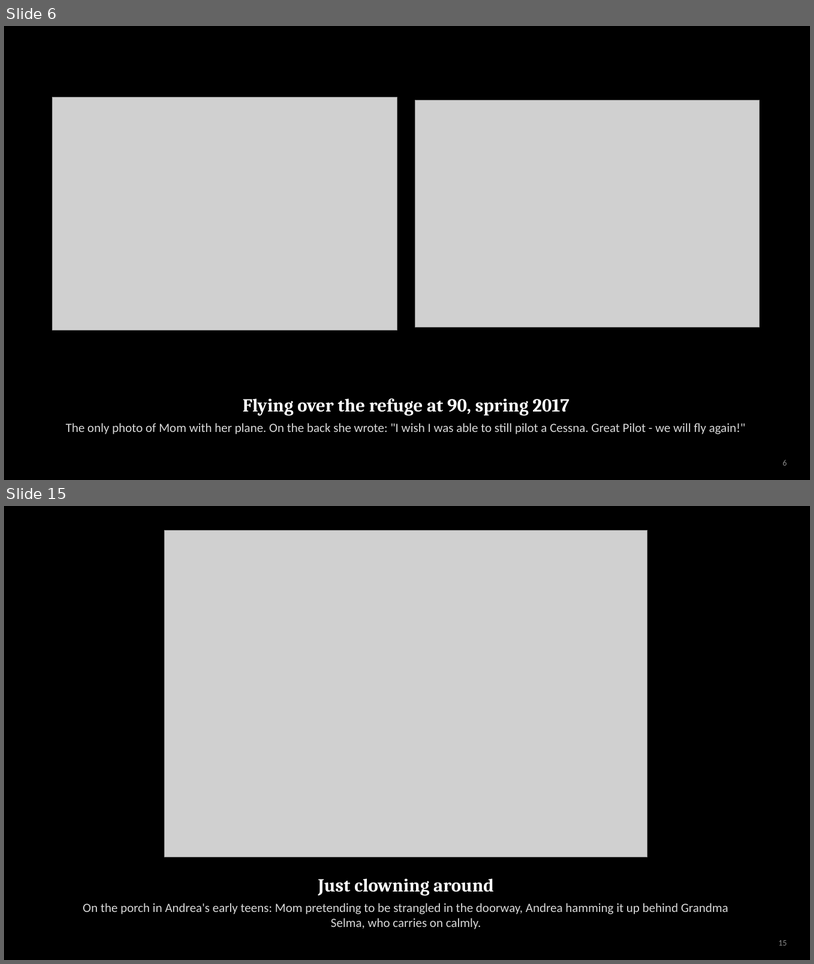
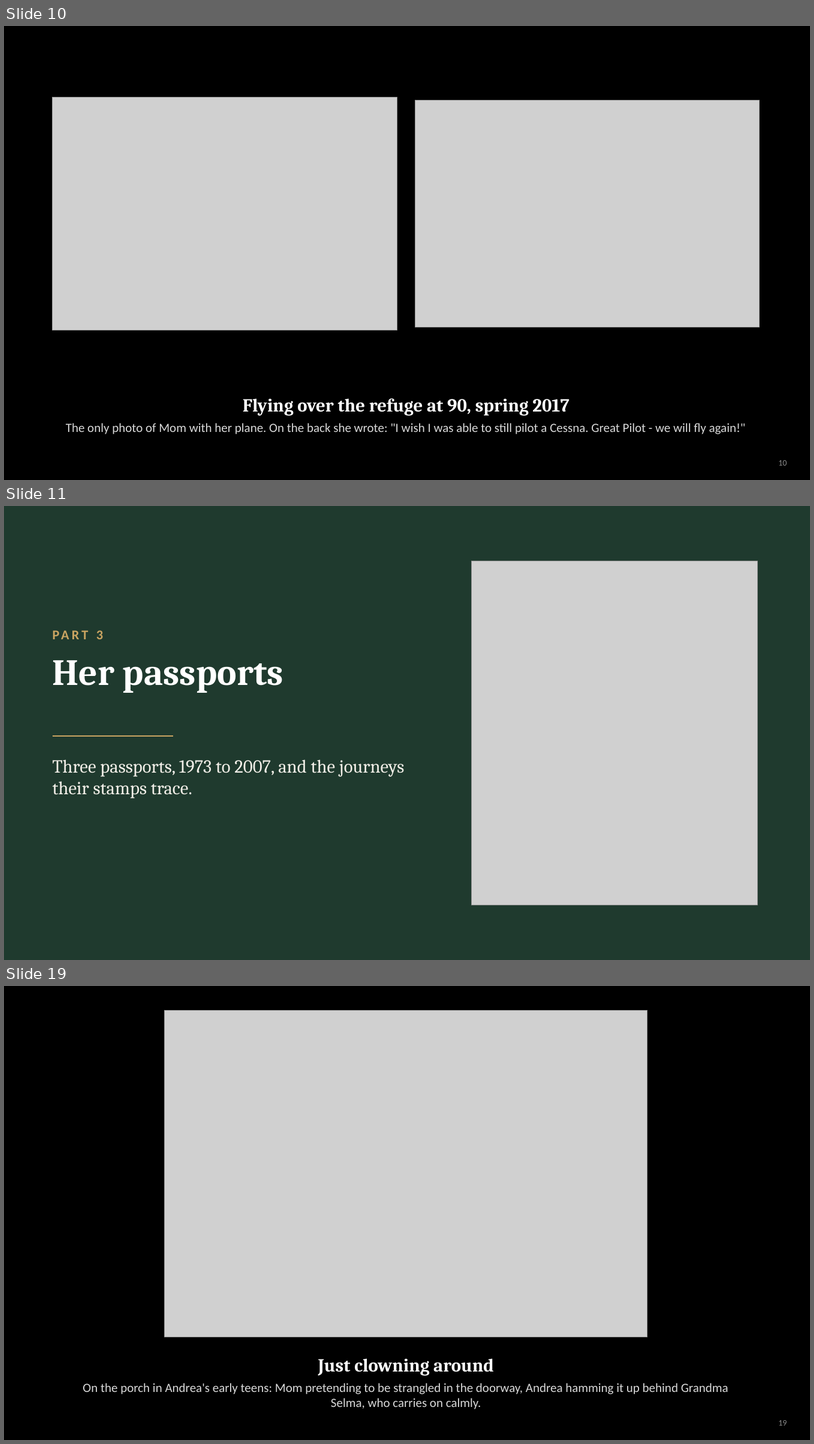
Before and after one commit to arrestle/bobbie-memorial, a slide deck: For Phillip/phillip-slides.pptx. Shown one above the other, each under a label of ours: slides 6 and 15 before the commit, slides 10, 11 and 19 after it; the slides between them are not shown. The pictures are 814x964 and 814x1444 pixels, drawn with LibreOffice and Linux fonts; fonts in the diff are those of the drawing; grey boxes stand for pictures. Boxes give left, top, right and bottom in pixels: in the first picture for what was removed or moved away, otherwise in the second. Text is boxed around its words. In the diff, an @@ line names an element or a change of style, - is before the commit and + after.

```diff
--- a/For Phillip/phillip-slides.pptx
+++ b/For Phillip/phillip-slides.pptx
@@ slide 11 added at (x1=4, y1=506, x2=810, y2=960), background #1F3A2E @@
@@ picture added at (x1=472, y1=561, x2=758, y2=904) @@
@@ text added at (x1=96, y1=630, x2=103, y2=639), 16 pt, text #C9A461, bold @@
+PART 3
@@ text added at (x1=53, y1=660, x2=284, y2=693), 44 pt, text #FFFFFF, bold @@
+Her passports
@@ line added from (53, 736) to (173, 736), #C9A461 1.5 pt @@
@@ text added at (x1=53, y1=759, x2=405, y2=798), 22 pt, text #F2EFE8 @@
+Three passports, 1973 to 2007, and the journeys their stamps trace.
@@ what was slide 6 is now slide 10 @@
@@ page number at (x1=779, y1=460, x2=787, y2=465): text changed @@
-6
+10
@@ what was slide 15 is now slide 19 @@
```
Also in this commit, not shown: 6 slides changed, 3 other slides added.
